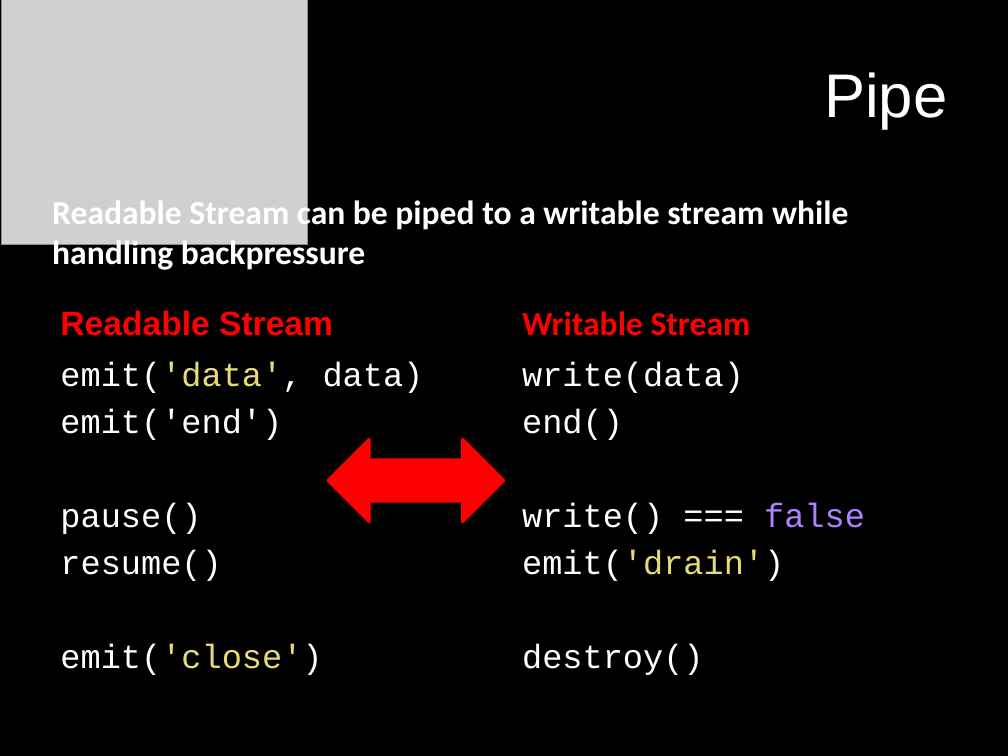
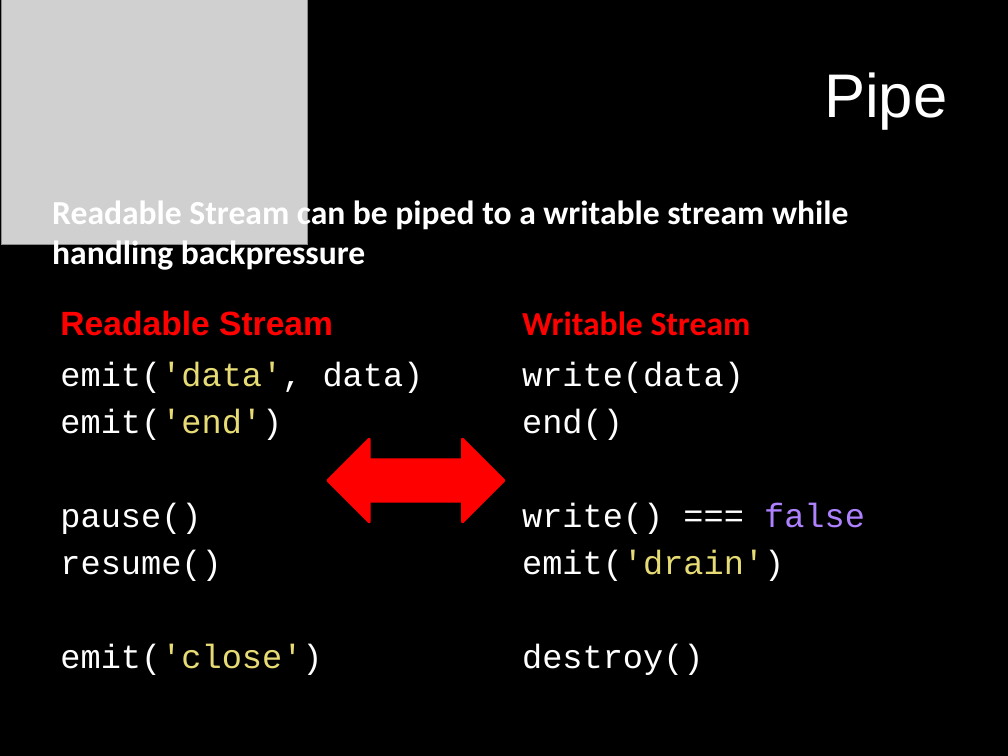
Before and after one commit to mattpodwysocki/nodedublin-examples, a slide deck: slide 21 of nodedublin.pptx. Drawn at 1008x756 pixels with LibreOffice and Linux fonts; fonts in the diff are those of the drawing; grey boxes stand for pictures. Boxes give left, top, right and bottom in pixels: in the first picture for what was removed or moved away, otherwise in the second. Text is boxed around its words. In the diff, an @@ line names an element or a change of style, - is before the commit and + after.

```diff
--- a/nodedublin.pptx
+++ b/nodedublin.pptx
@@ text at <box>60,408,282,440</box>: text colour #FFFFFF to #E6DB74 in "emit('end')" @@
```
Also in this commit, not shown: 2 other slides changed, 7 other files.
